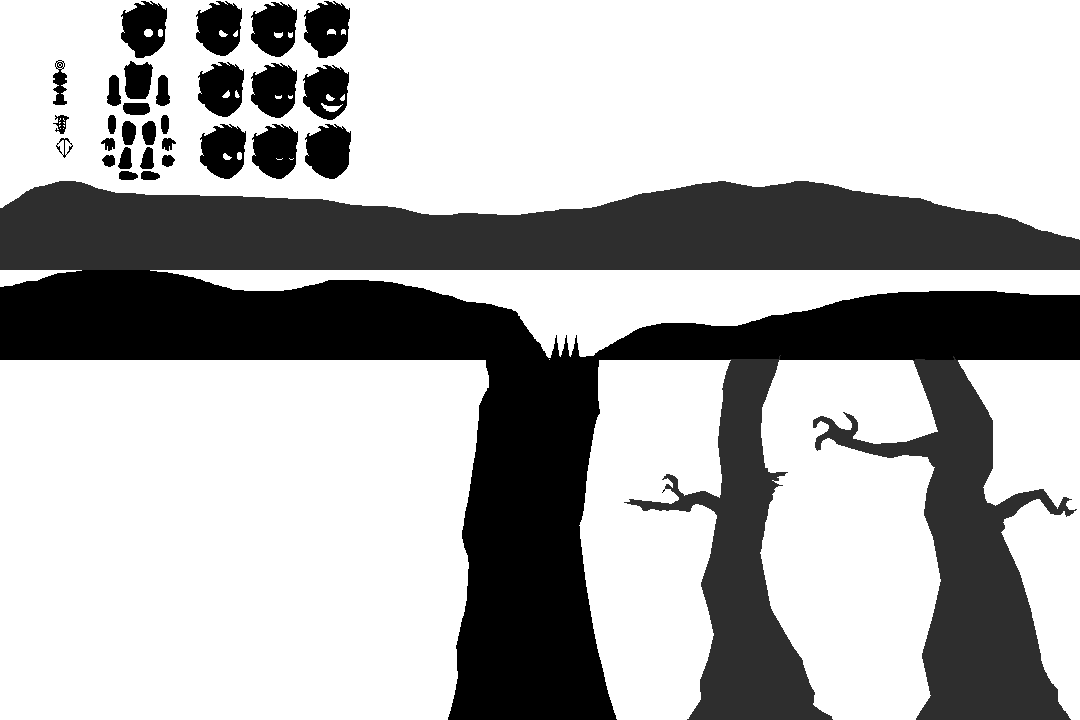
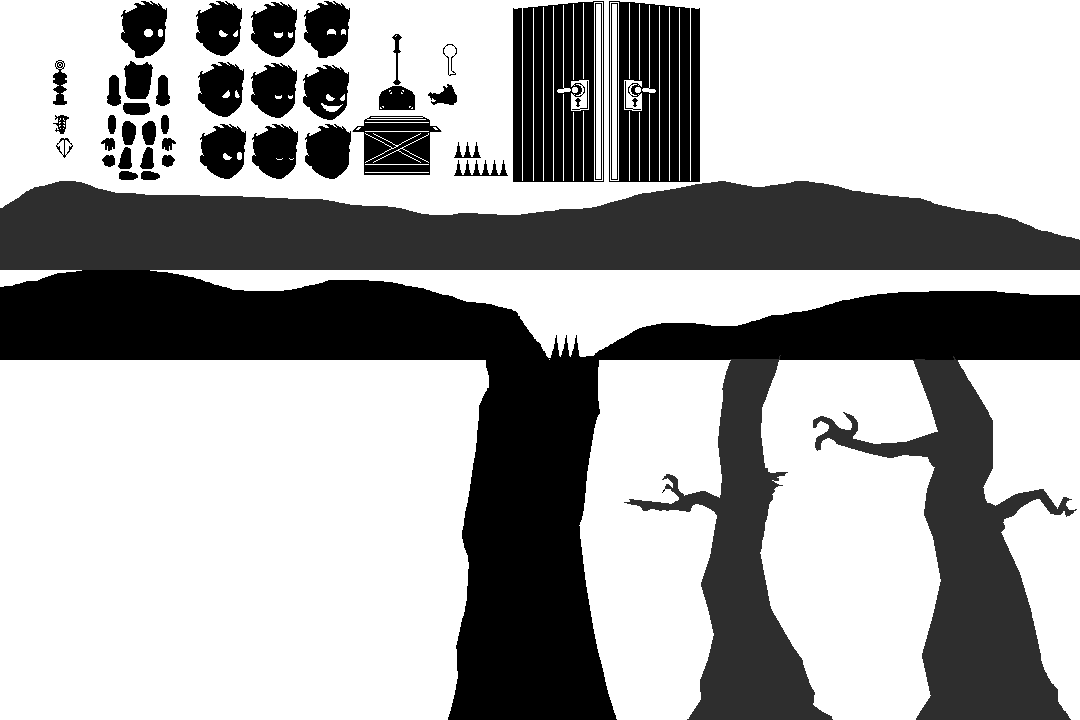
Layer changes from the first (1080, 720) image to the second:
added layer "Ebene 4" above "tür Kopie" over [428, 84, 457, 105]
added layer "tür Kopie" above "tür" over [513, 1, 700, 182]
added layer "tür" above "key" over [513, 1, 604, 182]
added layer "key" above "stachel 3" over [443, 44, 457, 76]
added layer "stachel 3" above "stachel 6" over [454, 142, 481, 158]
added layer "stachel 6" above "hebel" over [454, 160, 508, 176]
added layer "hebel" above "kiste" over [379, 34, 415, 110]
added layer "kiste" above "baum vorn" over [352, 116, 442, 175]
